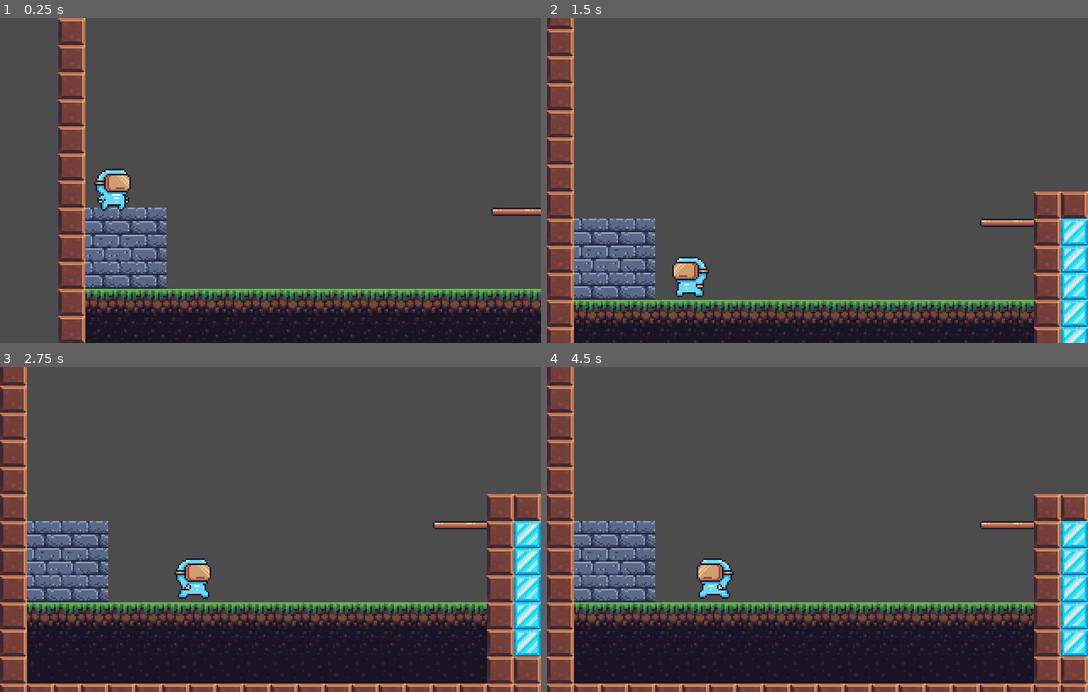
Above: before the commit, frames 1-4 (two rows, left to right).
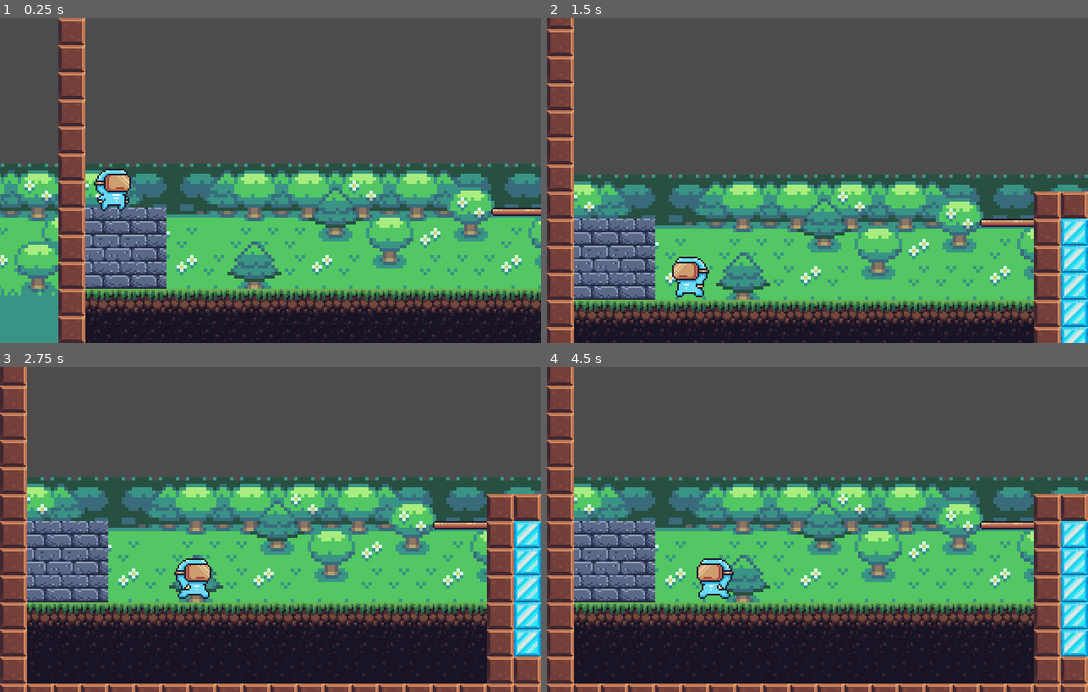
Above: after the commit, the same moments.

Repository: RaphaelRodriguesDev/intermediario-sab-13h
Game: Godot game, scene res://Levels/Level_01.tscn
The game is run twice, just before and just after one commit, with the same random seed, the same clock (stepped at 60 frames per second) and the same inputs.
Inputs:
- Up to frame 1 (0.25 s): no input
- Up to frame 2 (1.5 s): hold D (move_right) 0.53-1.28 s; tap Space (jump) at 0.77 s; hold A (move_left) from 1.28 s (still down)
- Up to frame 3 (2.75 s): tap Space (jump) at 1.52 s; release A (move_left) at 2.03 s; hold D (move_right) from 2.03 s (still down)
- Up to frame 4 (4.5 s): tap Space (jump) at 3.02, 3.77 s; release D (move_right) at 3.53 s; hold A (move_left) from 3.53 s (still down)

The runs differ from the first frame. In frame 1, 34% of the frame differs, in the area x 0-100%, y 44-100%; in frame 2, 28%; in frame 3, 28%; in frame 4, 28%.

Commit message:
Adicionando paralax parte 1

Diff:
--- a/Levels/Level_01.tscn
+++ b/Levels/Level_01.tscn
@@ -1,6 +1,7 @@
-[gd_scene load_steps=30 format=2]
+[gd_scene load_steps=31 format=2]
 
 [ext_resource path="res://Scene/Player.tscn" type="PackedScene" id=1]
+[ext_resource path="res://assets/Terrain/1 - Foreground_scenery.png" type="Texture" id=2]
 [ext_resource path="res://assets/Terrain/Textures-16.png" type="Texture" id=3]
 [ext_resource path="res://assets/Terrain/Terrain (16x16).png" type="Texture" id=4]
 
@@ -869,3 +870,14 @@
 tile_data = PoolIntArray( -1048577, 64, 0, -1114112, 64, 0, -1114111, 64, 0, -1114110, 64, 0, -1114109, 64, 0, -1114108 …(6306 unchanged characters)…
 
 [node name="Player" parent="." instance=ExtResource( 1 )]
+
+[node name="ParallaxBackground" type="ParallaxBackground" parent="."]
+
+[node name="ParallaxLayer" type="ParallaxLayer" parent="ParallaxBackground"]
+motion_mirroring = Vector2( 576, 0 )
+
+[node name="Sprite" type="Sprite" parent="ParallaxBackground/ParallaxLayer"]
+position = Vector2( -12, -234 )
+scale = Vector2( 2, 2 )
+texture = ExtResource( 2 )
+centered = false
--- a/Scene/Player.tscn
+++ b/Scene/Player.tscn
@@ -249,7 +249,8 @@
 drag_margin_top = 0.3
 drag_margin_right = 0.4
 drag_margin_bottom = 0.3
-editor_draw_screen = false
+editor_draw_limits = true
+editor_draw_drag_margin = true
 
 [node name="raycasts" type="Node2D" parent="."]
 
